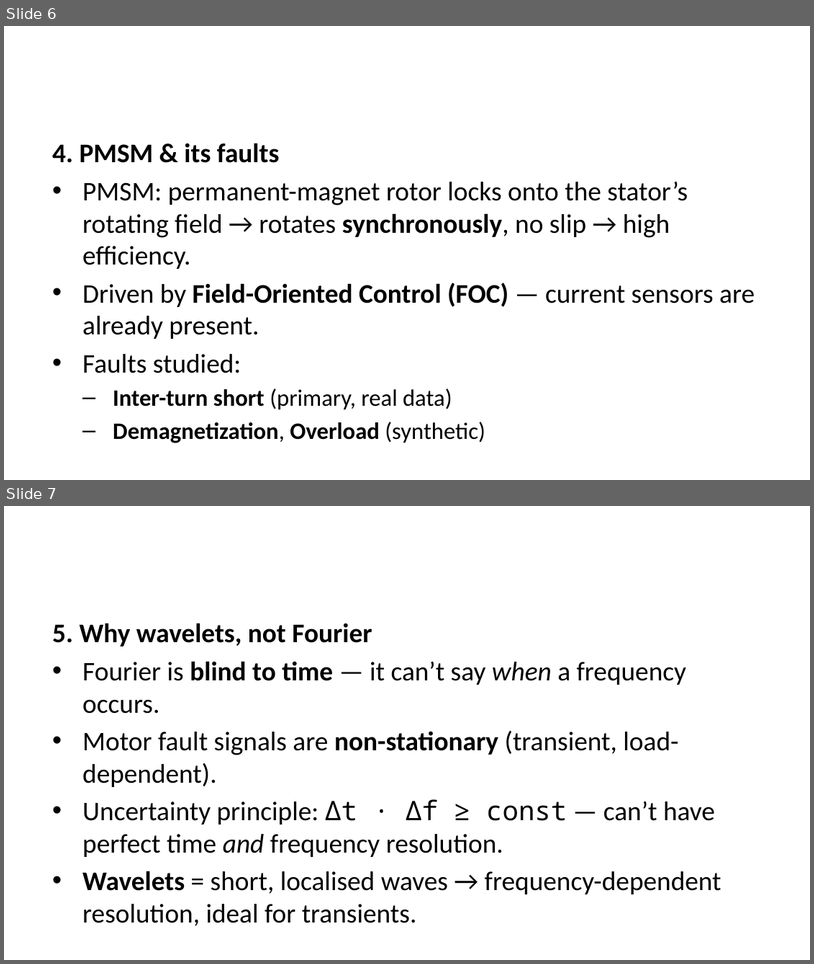
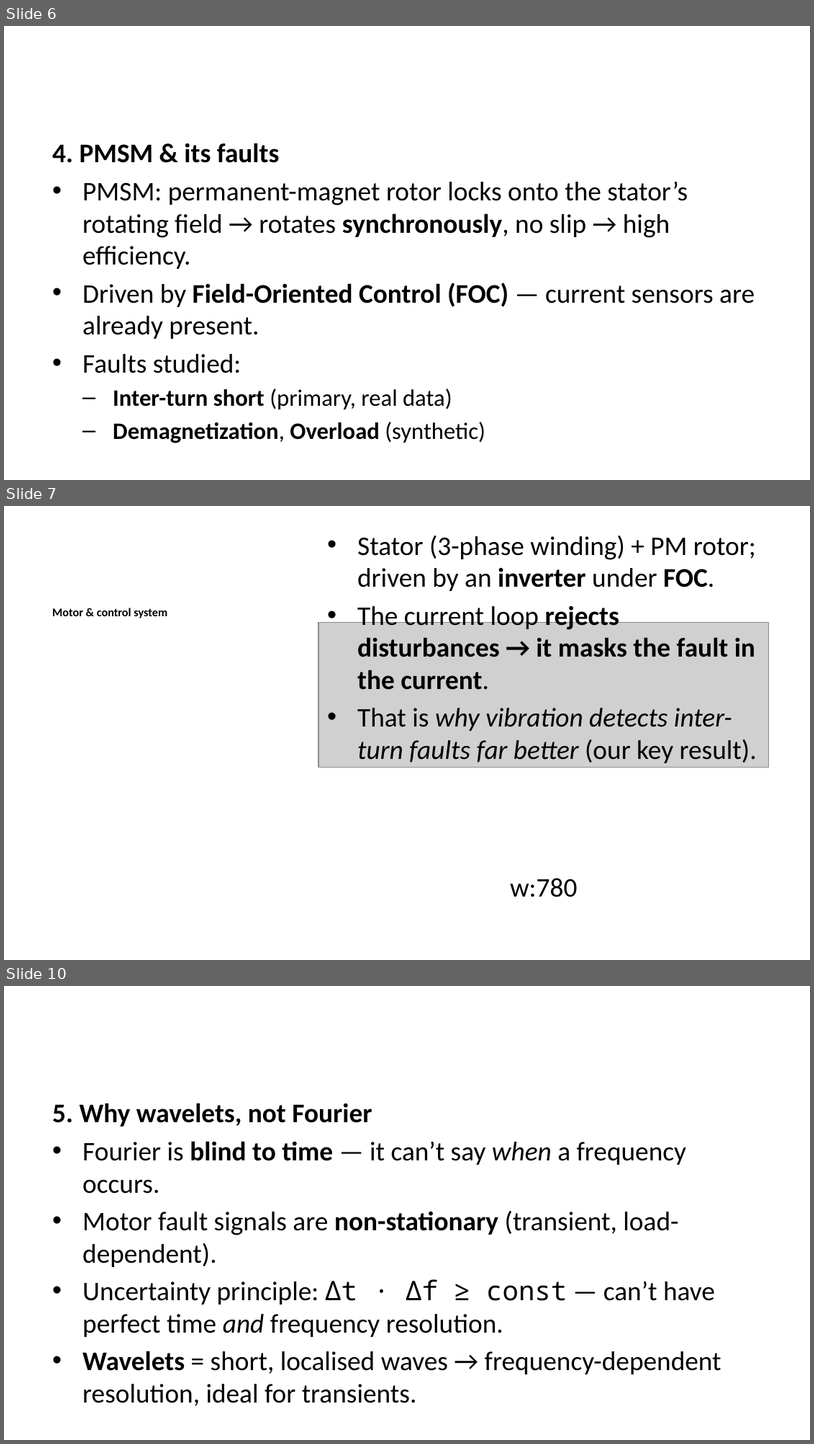
Before and after one commit to molhamfetnah/pmsm-fault-diagnosis-cnn-scalogram, a slide deck: docs/build/slides.pptx. Shown one above the other, each under a label of ours: slides 6 and 7 before the commit, slides 6, 7 and 10 after it; the slides between them are not shown. The pictures are 814x964 and 814x1444 pixels, drawn with LibreOffice and Linux fonts; fonts in the diff are those of the drawing; grey boxes stand for pictures. Boxes give left, top, right and bottom in pixels: in the first picture for what was removed or moved away, otherwise in the second. Text is boxed around its words. In the diff, an @@ line names an element or a change of style, - is before the commit and + after.

```diff
--- a/docs/build/slides.pptx
+++ b/docs/build/slides.pptx
@@ slide 7 added at (4,506,810,960), background #FFFFFF @@
@@ text added at (358,536,757,763), 24 pt, text #000000 @@
+• Stator (3-phase winding) + PM rotor; driven by an inverter under FOC.
+• The current loop rejects disturbances → it masks the fault in the current.
+• That is why vibration detects inter-turn faults far better (our key result).
@@ text added at (52,608,167,618), 10.5 pt, text #000000, bold @@
+Motor & control system
@@ picture added at (319,622,769,767) @@
@@ text added at (510,878,577,897), 24 pt, text #000000 @@
+w:780
@@ what was slide 7 is now slide 10 @@
```
Also in this commit, not shown: 2 other slides added, 14 other files.
